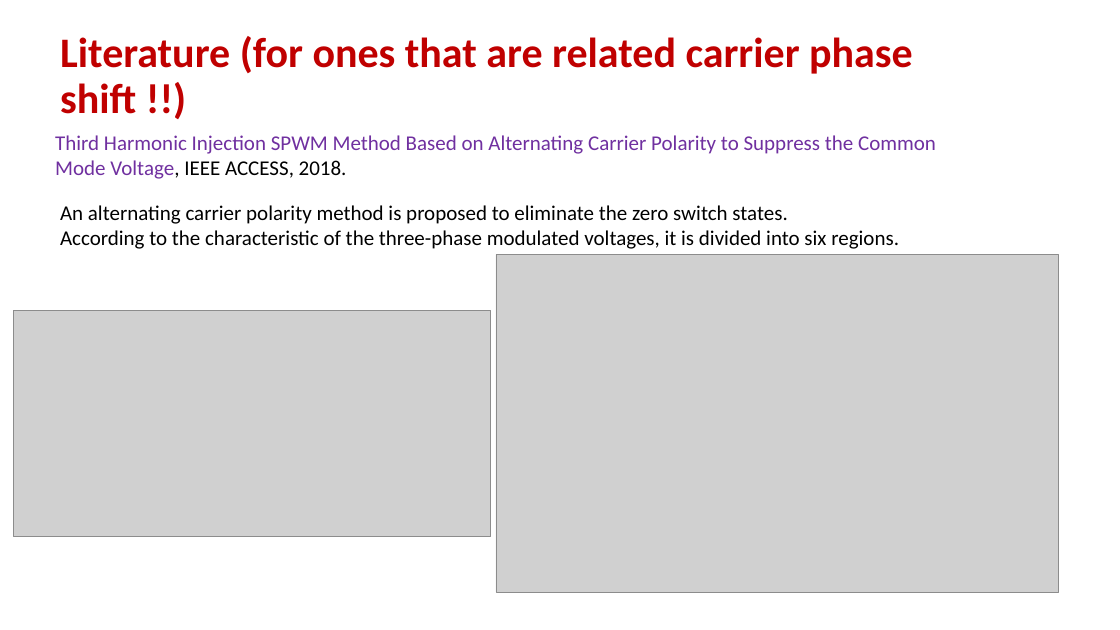
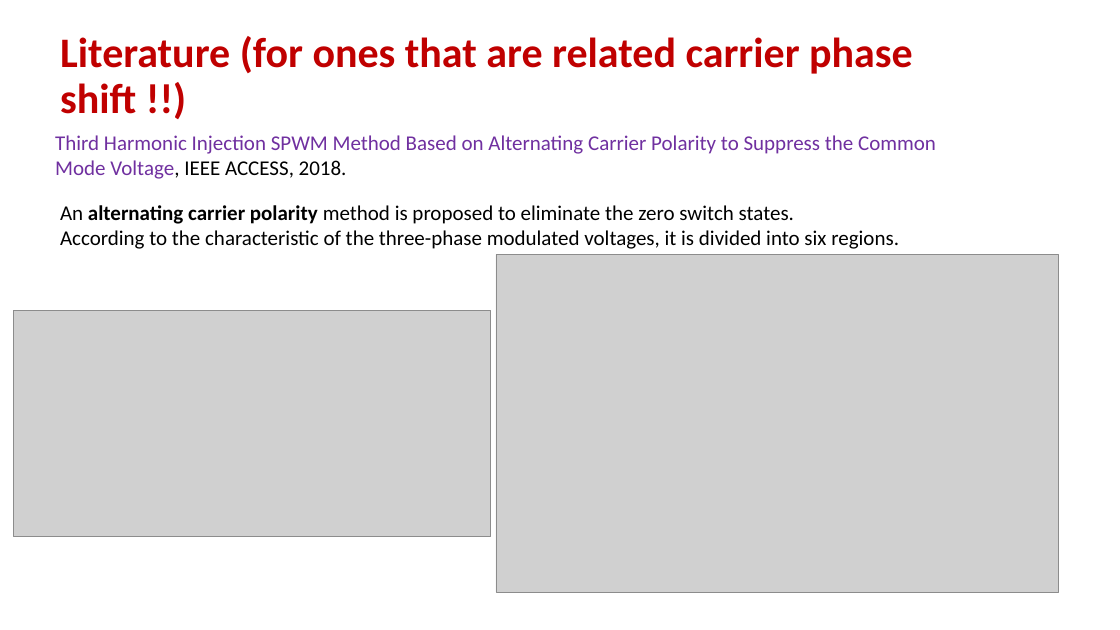
Before and after one commit to EnesAyaz/KTH, a slide deck: slide 8 of Switching Function - Reduced CMV PWM/OnlineCPSCalculation.pptx. Drawn at 1120x630 pixels with LibreOffice and Linux fonts; fonts in the diff are those of the drawing; grey boxes stand for pictures. Boxes give left, top, right and bottom in pixels: in the first picture for what was removed or moved away, otherwise in the second. Text is boxed around its words. In the diff, an @@ line names an element or a change of style, - is before the commit and + after.

```diff
--- a/Switching Function - Reduced CMV PWM/OnlineCPSCalculation.pptx
+++ b/Switching Function - Reduced CMV PWM/OnlineCPSCalculation.pptx
@@ text at (60, 205, 794, 224): bold on in "alternating carrier polarity" @@
```
Also in this commit, not shown: 4 other slides changed, 2 slides added.
